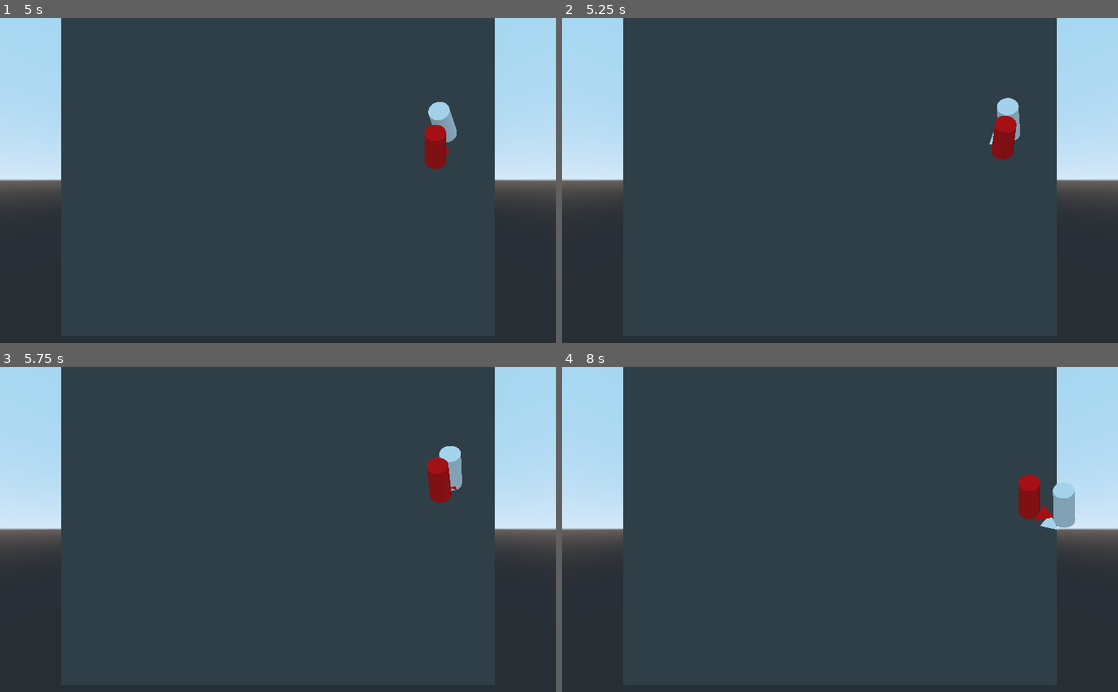
Above: before the commit, frames 1-4 (two rows, left to right).
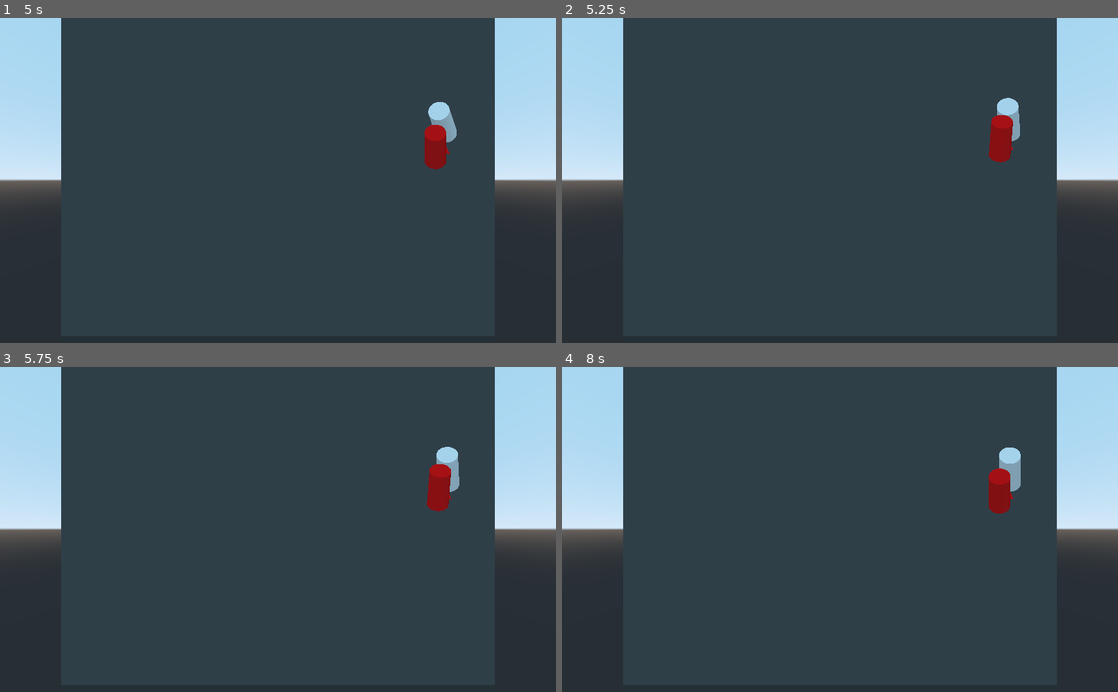
Above: after the commit, the same moments.

Repository: ciromdrs/BaseShooter
Game: Godot game, scene res://tests/Test0.tscn
Same seed, same stepped clock (60 frames per second), same inputs: the game is played once before the commit and once after it. This scene is started directly instead of the project's main scene.
Inputs (mouse positions are in pixels of both pictures, inside the frame that each line leads up to):
- Up to frame 1 (5 s): tap Enter (reset) at 0.5 s; move the mouse to (400, 164) at 0.52 s; hold D (move_right) 0.53-1.28 s; hold Mouse wheel up (cam_zoom_in) 0.53-1.28 s; move the mouse to (166, 196) at 1.27 s; hold Down (move_down) 1.28-2.03 s; tap Mouse wheel down (cam_zoom_out) at 1.35 s; move the mouse to (333, 109) at 2.02 s; hold D (move_right) 2.03-2.78 s; click (333, 109) at 2.1 s; move the mouse to (250, 245) at 2.77 s; hold W (move_up) 2.78-3.53 s; tap Mouse wheel up (cam_zoom_in) at 2.85 s; move the mouse to (444, 229) at 3.52 s; hold Mouse wheel down (cam_zoom_out) 3.53-4.28 s; hold A (move_left) from 3.53 s (still down); move the mouse to (111, 131) at 4.27 s; click (111, 131) at 4.35 s
- Up to frame 2 (5.25 s): move the mouse to (867, 180) at 5.02 s; release A (move_left) at 5.03 s; hold Down (move_down) from 5.03 s (still down); hold Mouse wheel up (cam_zoom_in) from 5.03 s (still down)
- Up to frame 3 (5.75 s): keep holding Down (move_down); keep holding Mouse wheel up (cam_zoom_in)
- Up to frame 4 (8 s): move the mouse to (756, 448) at 5.77 s; release Down (move_down) at 5.78 s; release Mouse wheel up (cam_zoom_in) at 5.78 s; hold D (move_right) 5.78-6.53 s; tap Mouse wheel down (cam_zoom_out) at 5.85 s; move the mouse to (962, 513) at 6.52 s; hold W (move_up) 6.53-7.28 s; click (962, 513) at 6.6 s; move the mouse to (728, 545) at 7.27 s; hold D (move_right) from 7.28 s (still down); tap Mouse wheel up (cam_zoom_in) at 7.35 s

Frame 1 is identical in both runs. In frame 2, 0.2% of the frame differs, in the area x 76-82%, y 29-45%; in frame 3, 0.4%; in frame 4, 1.9%, in the area x 76-93%, y 24-51%.
Error before the commit: Invalid call. Nonexistent function 'is_in_range' in base 'Spatial (AttackState.gd)'. (res://controllers/AIController.gd:61)

Commit message:
Implement AttackState.is_in_range function

Diff:
--- a/scripts/AttackState.gd
+++ b/scripts/AttackState.gd
@@ -28,3 +28,10 @@
 					already_hit = true
 					var sm = body.get_node("StateMachine")
 					sm.transition_to(sm.get_node("BeAttackedState"))
+
+
+func is_in_range(body: PhysicsBody) -> bool:
+	for another in $Area.get_overlapping_bodies():
+		if body == another:
+			return true
+	return false
